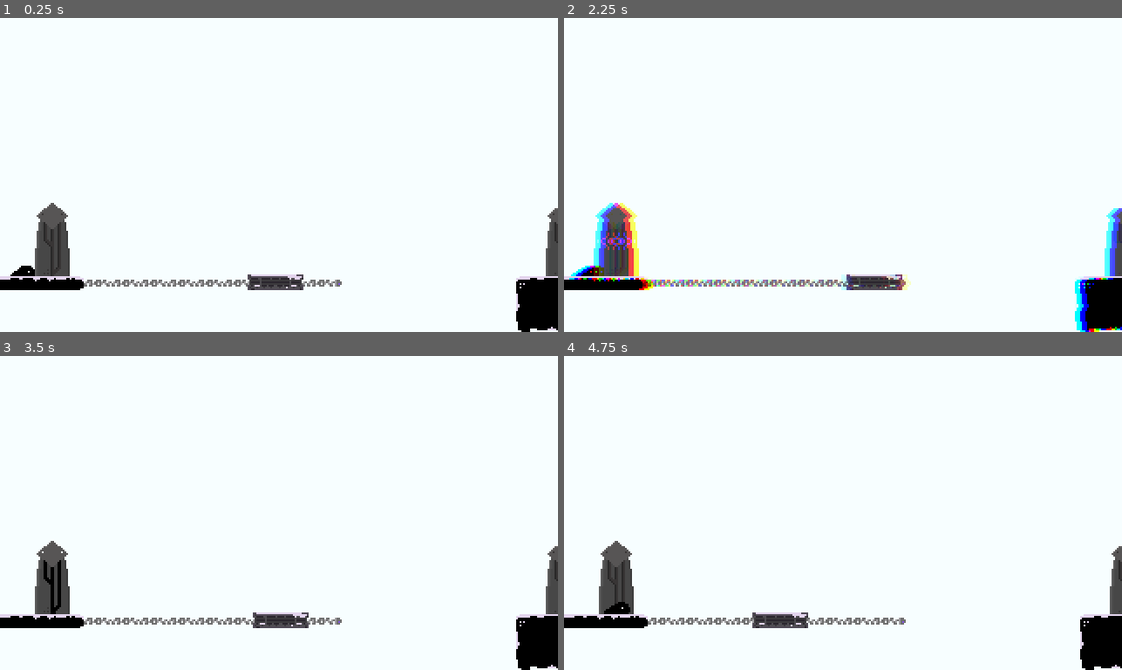
Above: before the commit, frames 1-4 (two rows, left to right).
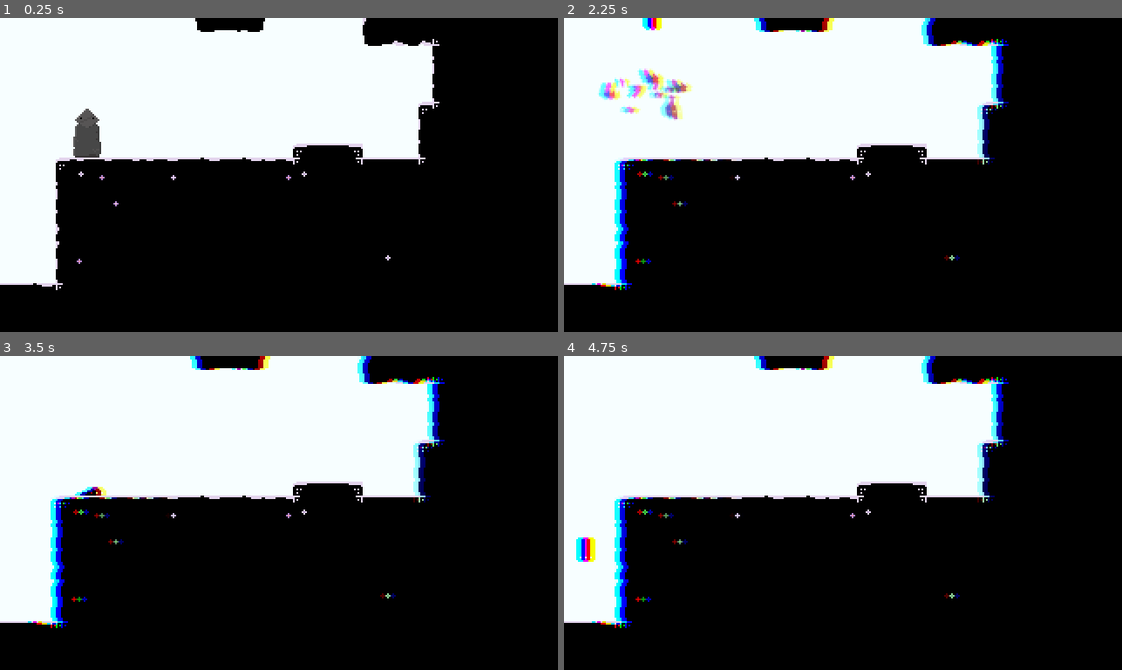
Above: after the commit, the same moments.

Repository: ehj37/Godot-Wild-Jam-91
Game: Godot game, scene res://main.tscn
The game is run twice, just before and just after one commit, with the same random seed, the same clock (stepped at 60 frames per second) and the same inputs. Sound files missing from this copy of the repository are replaced by a short silence.
Inputs (mouse positions are in pixels of both pictures, inside the frame that each line leads up to):
- Up to frame 1 (0.25 s): no input
- Up to frame 2 (2.25 s): tap Enter at 0.5 s; move the mouse to (965, 159) at 0.52 s; hold D (move_right) 0.53-1.28 s; tap W (cycle_focused_transfer_area) at 0.6 s; click (965, 159) at 0.67 s; tap Space (jump) at 0.77, 1.25, 1.52 s; move the mouse to (731, 190) at 1.27 s; hold A (move_left) 1.28-2.03 s; tap Shift (deblob) at 1.35 s; move the mouse to (898, 105) at 2.02 s; hold D (move_right) from 2.03 s (still down); tap Tab (toggle_transfer_mode) at 2.1 s
- Up to frame 3 (3.5 s): keep holding D (move_right); move the mouse to (251, 575) at 2.77 s; tap S (transfer) at 2.85 s; click (251, 575) at 2.92 s; tap Space (jump) at 3.02 s
- Up to frame 4 (4.75 s): move the mouse to (1010, 560) at 3.52 s; release D (move_right) at 3.53 s; hold A (move_left) from 3.53 s (still down); tap W (cycle_focused_transfer_area) at 3.6 s; tap Space (jump) at 3.77, 4.52 s; move the mouse to (675, 465) at 4.27 s; tap Shift (deblob) at 4.35 s

The runs differ from the first frame. In frame 1, 64% of the frame differs, in the area x 0-100%, y 0-100%; in frame 2, 66%; in frame 3, 64%; in frame 4, 64%.

Commit message:
Add particles on lizard statue damage + destroy

Diff:
--- a/main.tscn
+++ b/main.tscn
@@ -16,7 +16,7 @@
 script = ExtResource("1_lquwl")
 
 [node name="Blob" parent="." unique_id=1924219276 instance=ExtResource("1_ig7tw")]
-position = Vector2(973, 682)
+position = Vector2(50, 78)
 
 [node name="Ground" parent="." unique_id=2125642704 instance=ExtResource("2_0xm2m")]
 tile_map_data = PackedByteArray("AAAEAAoAAAABAAQAAAAFAAoAAAAEAAQAAAAGAAoAAAAGAAQAAAAHAAoAAAAEAAQAAAAIAAoAAAAGAAQAAAAJAA …(113456 unchanged characters)…
@@ -57,7 +57,7 @@
 position = Vector2(990, 688)
 
 [node name="Effigy4" parent="." unique_id=1862974228 instance=ExtResource("11_efxa6")]
-position = Vector2(1283, 688)
+position = Vector2(1282, 688)
 
 [node name="Effigy5" parent="." unique_id=270339359 instance=ExtResource("11_efxa6")]
 position = Vector2(1446, 664)
--- a/scenes/blob/blob.tscn
+++ b/scenes/blob/blob.tscn
@@ -169,7 +169,7 @@
 
 [node name="StateMachine" type="Node" parent="." unique_id=60196734]
 script = ExtResource("2_peg37")
-initial_state_name = "Idle"
+initial_state_name = "Entombed"
 metadata/_custom_type_script = "uid://dfkg3wfggq6m"
 
 [node name="Entombed" type="Node" parent="StateMachine" unique_id=1444409423]
--- /dev/null
+++ b/scenes/blob/lizard_statue_damage_particles.tscn
@@ -0,0 +1,29 @@
+[gd_scene format=3 uid="uid://souwwraoa01o"]
+
+[sub_resource type="Curve" id="Curve_tjaku"]
+_data = [Vector2(0, 1), 0.0, 0.0, 0, 0, Vector2(0.7223476, 0), 0.0, 0.0, 0, 0]
+point_count = 2
+
+[sub_resource type="CurveTexture" id="CurveTexture_yox3n"]
+curve = SubResource("Curve_tjaku")
+
+[sub_resource type="ParticleProcessMaterial" id="ParticleProcessMaterial_1p3hm"]
+particle_flag_disable_z = true
+emission_shape = 3
+emission_box_extents = Vector3(8, 4, 1)
+angle_min = -89.99999
+angle_max = 90.000015
+direction = Vector3(0, -1, 0)
+initial_velocity_min = 100.0
+initial_velocity_max = 125.0
+gravity = Vector3(0, 400, 0)
+scale_max = 2.0
+color = Color(0.2784314, 0.2784314, 0.2784314, 1)
+alpha_curve = SubResource("CurveTexture_yox3n")
+
+[node name="LizardStatueDamageParticles" type="GPUParticles2D" unique_id=1044654485]
+emitting = false
+lifetime = 0.5
+one_shot = true
+explosiveness = 1.0
+process_material = SubResource("ParticleProcessMaterial_1p3hm")
--- /dev/null
+++ b/scenes/blob/lizard_statue_fragments/lizard_statue_fragments.tscn
@@ -0,0 +1,41 @@
+[gd_scene format=3 uid="uid://ght3ouw3tlgg"]
+
+[ext_resource type="Texture2D" uid="uid://dyjqix2mnq1gl" path="res://scenes/blob/lizard_statue_fragments/lizard_statue_fragments.png" id="1_xfk4w"]
+
+[sub_resource type="CanvasItemMaterial" id="CanvasItemMaterial_8t7go"]
+particles_animation = true
+particles_anim_h_frames = 9
+particles_anim_v_frames = 1
+particles_anim_loop = false
+
+[sub_resource type="Curve" id="Curve_8t7go"]
+_data = [Vector2(0, 1), 0.0, 0.0, 0, 0, Vector2(1, 0), 0.0, 0.0, 0, 0]
+point_count = 2
+
+[sub_resource type="CurveTexture" id="CurveTexture_1ilya"]
+curve = SubResource("Curve_8t7go")
+
+[sub_resource type="ParticleProcessMaterial" id="ParticleProcessMaterial_6b3j6"]
+particle_flag_disable_z = true
+emission_shape = 3
+emission_box_extents = Vector3(8, 10, 1)
+angle_min = -89.99999
+angle_max = 90.000015
+direction = Vector3(0, 1, 0)
+initial_velocity_min = -200.0
+initial_velocity_max = -100.0
+angular_velocity_min = -50.000015
+angular_velocity_max = 49.99998
+gravity = Vector3(0, 400, 0)
+alpha_curve = SubResource("CurveTexture_1ilya")
+anim_offset_max = 1.0
+
+[node name="LizardStatueFragments" type="GPUParticles2D" unique_id=605108622]
+material = SubResource("CanvasItemMaterial_8t7go")
+emitting = false
+amount = 10
+texture = ExtResource("1_xfk4w")
+lifetime = 0.8
+one_shot = true
+explosiveness = 1.0
+process_material = SubResource("ParticleProcessMaterial_6b3j6")
--- a/scenes/blob/state/entombed.gd
+++ b/scenes/blob/state/entombed.gd
@@ -5,13 +5,6 @@
 
 var _hp: int = 2
 var _damage_cooldown: bool = false
-
-@onready var sound_effect_config_damage: SoundEffectConfig = preload(
-	"res://scenes/blob/sound_effects/statue_damage.tres"
-)
-@onready var sound_effect_config_emerge: SoundEffectConfig = preload(
-	"res://scenes/blob/sound_effects/blob_emerge.tres"
-)
 
 
 # If not on cooldown, further damage the statue on any key press/mouse click
@@ -24,15 +17,20 @@
 
 	if _hp > 0:
 		_hp -= 1
-		push_warning("TODO: Spawn some particles for statue damage.")
 		blob.sprite_statue.region_rect.position.x += 32
-		SoundEffectManager.play_effect_at(sound_effect_config_damage, blob.global_position)
+		SoundEffectManager.play_effect_at(_get_damage_sound_effect(), blob.global_position)
+
+		var damage_particles: GPUParticles2D = _get_damage_particles()
+		damage_particles.global_position = blob.global_position + Vector2(0, -10)
+		damage_particles.emitting = true
+		LevelManager.current_level.add_child(damage_particles)
+		damage_particles.finished.connect(damage_particles.queue_free)
+
 		_damage_cooldown = true
 		get_tree().create_timer(DAMAGE_COOLDOWN_DURATION).timeout.connect(
 			func() -> void: _damage_cooldown = false
 		)
 	else:
-		push_warning("TODO: Spawn some particles for statue destroy.")
 		state_machine.transition_to("Airborne")
 		blob.animation_player.play("jump_up")
 
@@ -47,8 +45,35 @@
 	blob.freeze = false
 	# Give the appearance that the blob is spawning from the center of the statue
 	blob.position.y -= 16.0
+
+	var lizard_statue_fragments: GPUParticles2D = _get_lizard_statue_fragments()
+	lizard_statue_fragments.global_position = blob.global_position
+	lizard_statue_fragments.emitting = true
+	LevelManager.current_level.add_child(lizard_statue_fragments)
+	lizard_statue_fragments.finished.connect(lizard_statue_fragments.queue_free)
+
 	blob.sprite_statue.visible = false
 	blob.sprite.visible = true
 	blob.animation_player.play("jump_up")
-	SoundEffectManager.play_effect_at(sound_effect_config_emerge, blob.global_position)
+	SoundEffectManager.play_effect_at(_get_emerge_sound_effect(), blob.global_position)
 	blob.apply_central_impulse(Vector2.UP * SPAWN_IMPULSE_MAGNITUDE)
+
+
+func _get_damage_particles() -> GPUParticles2D:
+	var packed_scene: PackedScene = load("res://scenes/blob/lizard_statue_damage_particles.tscn")
+	return packed_scene.instantiate()
+
+
+func _get_lizard_statue_fragments() -> GPUParticles2D:
+	var packed_scene: PackedScene = load(
+		"res://scenes/blob/lizard_statue_fragments/lizard_statue_fragments.tscn"
+	)
+	return packed_scene.instantiate()
+
+
+func _get_damage_sound_effect() -> SoundEffectConfig:
+	return load("res://scenes/blob/sound_effects/statue_damage.tres")
+
+
+func _get_emerge_sound_effect() -> SoundEffectConfig:
+	return load("res://scenes/blob/sound_effects/blob_emerge.tres")
Binary file added: scenes/blob/lizard_statue_fragments/lizard_statue_fragments.aseprite
Not shown, added: scenes/blob/lizard_statue_fragments/lizard_statue_fragments.aseprite.import
Binary file added: scenes/blob/lizard_statue_fragments/lizard_statue_fragments.png
Not shown, added: scenes/blob/lizard_statue_fragments/lizard_statue_fragments.png.import
Not shown: 1 places in scenes/transfer_mode_manager/sound_effects/transfer_mode_switch.tres that only renumber resources
